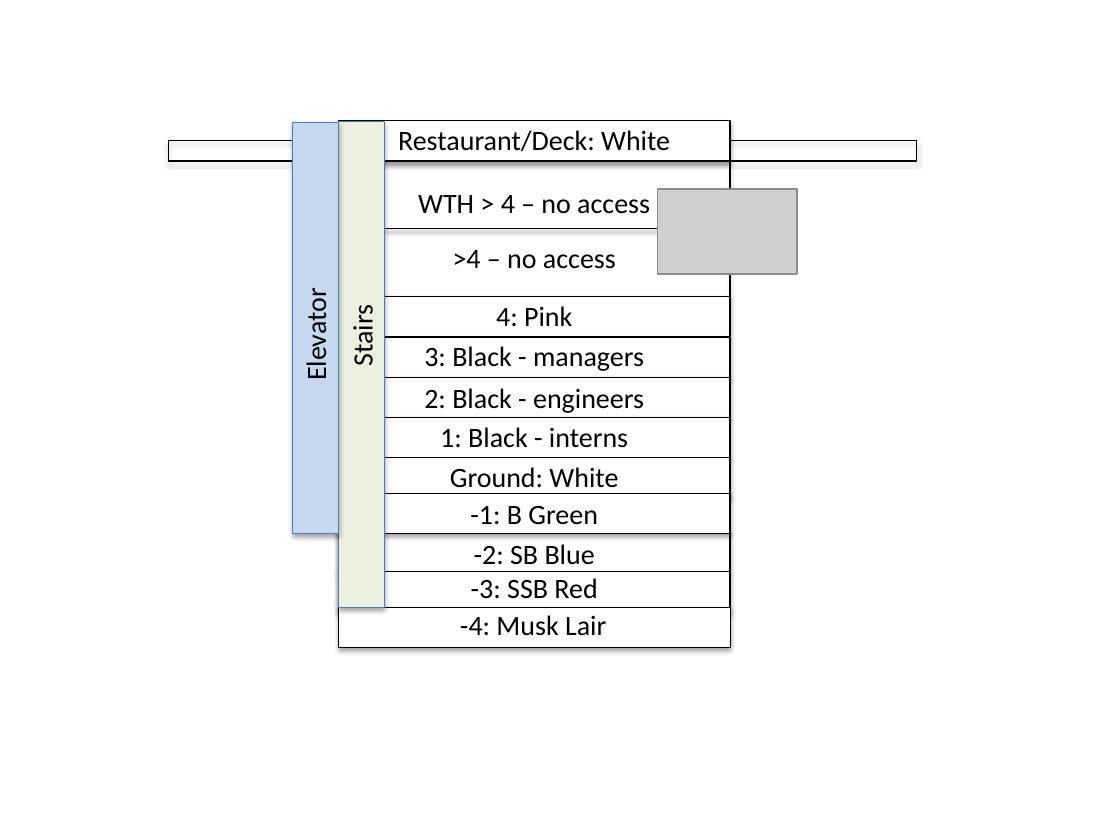
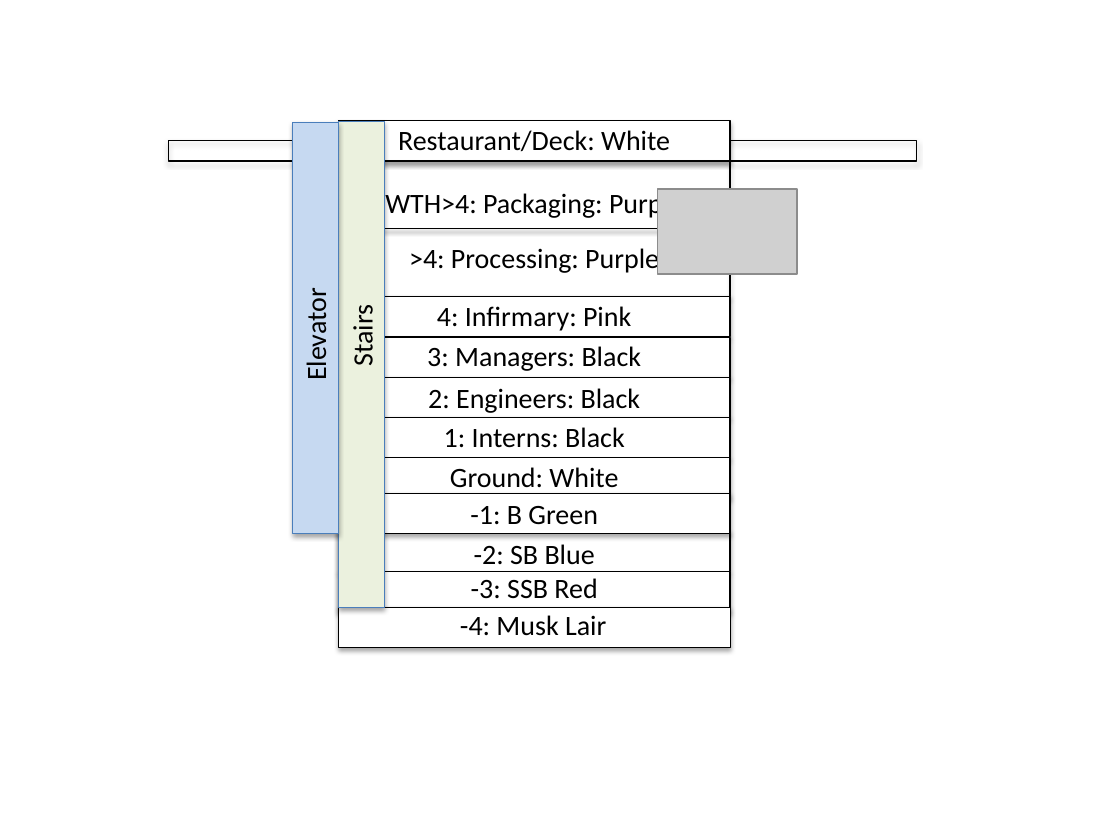
Before and after one commit to sussman/pogoman-go, a slide deck: slide 3 of diagrams.pptx. Drawn at 1120x840 pixels with LibreOffice and Linux fonts; fonts in the diff are those of the drawing; grey boxes stand for pictures. Boxes give left, top, right and bottom in pixels: in the first picture for what was removed or moved away, otherwise in the second. Text is boxed around its words. In the diff, an @@ line names an element or a change of style, - is before the commit and + after.

Commit message:
fixed purple floors

```diff
--- a/diagrams.pptx
+++ b/diagrams.pptx
@@ text at box(385, 190, 683, 220): text changed @@
-WTH > 4 – no access
+WTH>4: Packaging: Purple
@@ text at box(409, 245, 659, 275): text changed @@
->4 – no access
+>4: Processing: Purple
@@ text at box(437, 306, 631, 331): text changed @@
-4: Pink
+4: Infirmary: Pink
@@ text at box(427, 346, 642, 371): text changed @@
-3: Black - managers
+3: Managers: Black
@@ text at box(428, 388, 641, 413): text changed @@
-2: Black - engineers
+2: Engineers: Black
@@ text at box(444, 427, 625, 448): text changed @@
-1: Black - interns
+1: Interns: Black
```
